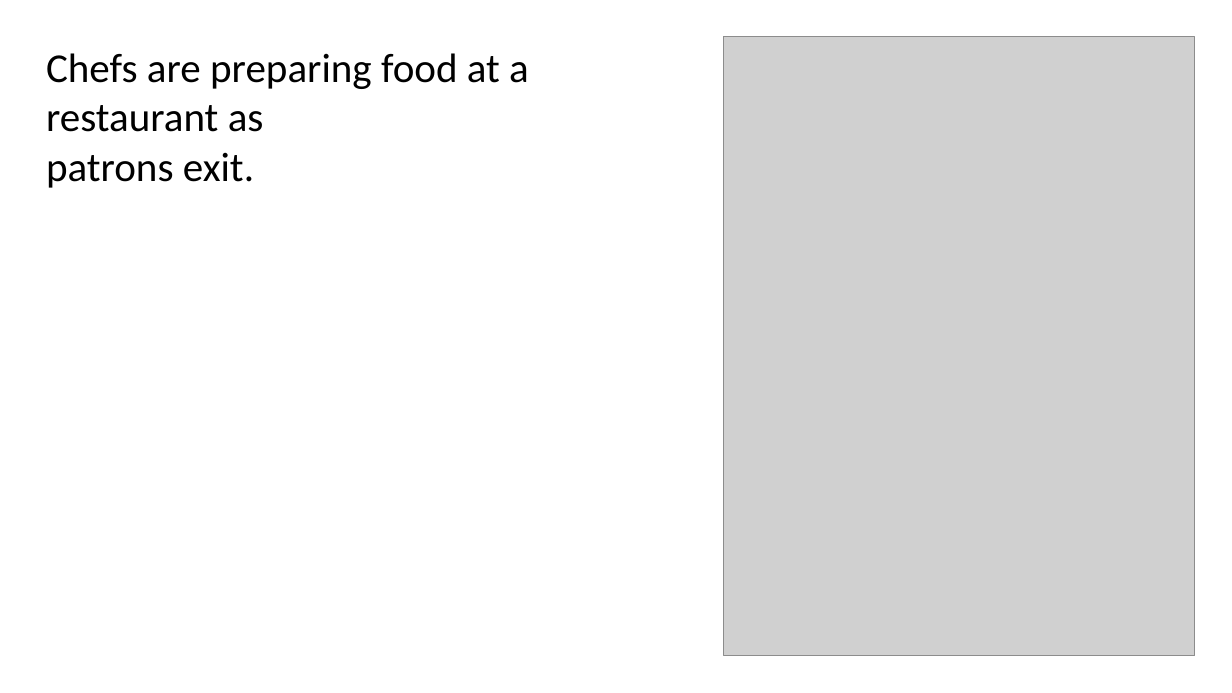
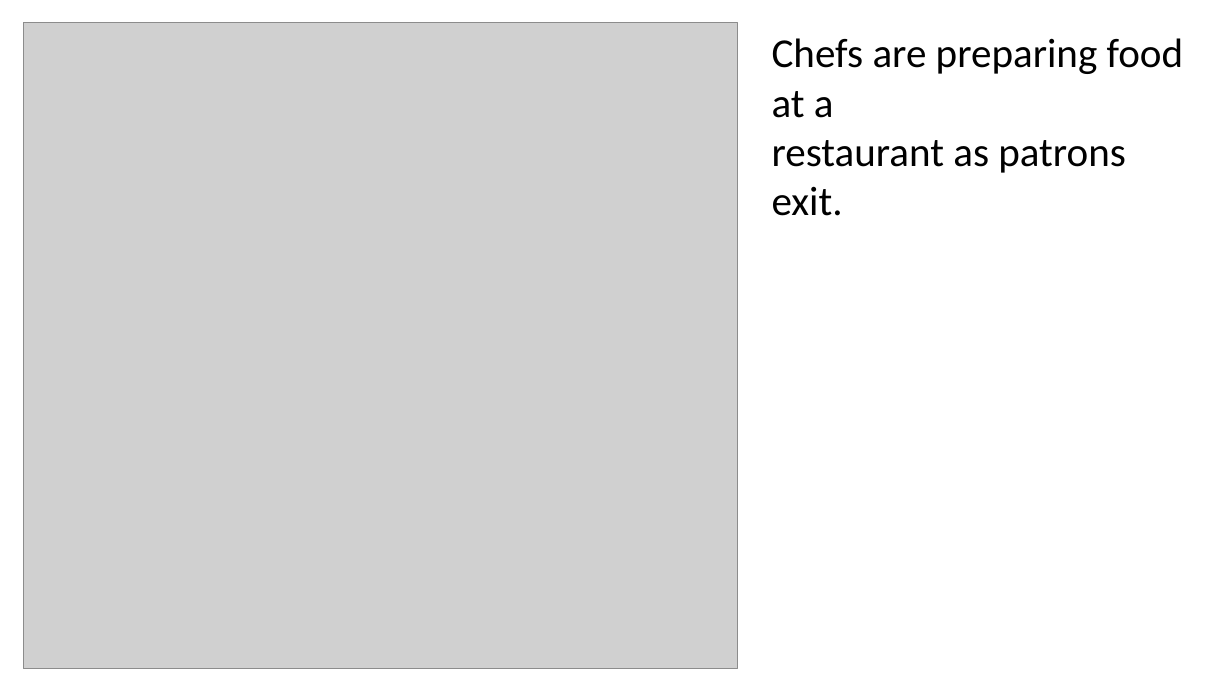
Before and after one commit to kozmojor/Instruction-Slide-Editing, a slide deck: slide 8 of coco_relayout_out.pptx (slide 19 before the commit). Drawn at 1232x693 pixels with LibreOffice and Linux fonts; fonts in the diff are those of the drawing; grey boxes stand for pictures. Boxes give left, top, right and bottom in pixels: in the first picture for what was removed or moved away, otherwise in the second. Text is boxed around its words. In the diff, an @@ line names an element or a change of style, - is before the commit and + after.

```diff
--- a/coco_relayout_out.pptx
+++ b/coco_relayout_out.pptx
@@ picture: place and size @@
-picture at [724,37,1195,656]
+picture at [23,22,738,669]
@@ text at [772,38,1184,216]: spaces changed @@
-Chefs are preparing food at a restaurant as
-patrons exit.
+Chefs are preparing food at a
+restaurant as patrons exit.
```
Also in this commit, not shown: 19 other slides changed, 8 other files.
